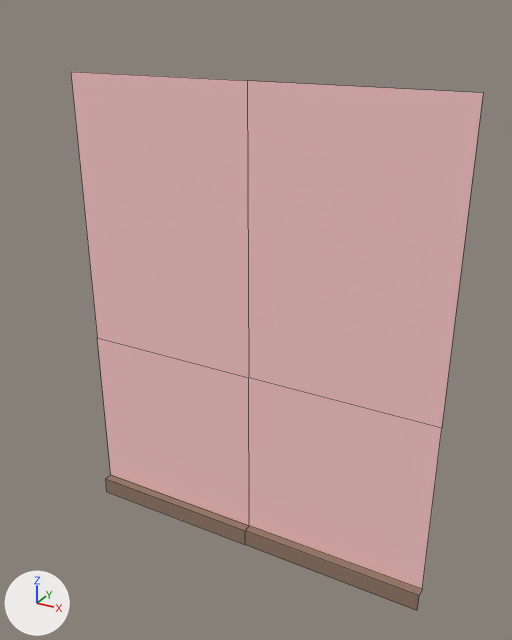
Two versions of the FBX model Content/Game_Art/FBX/Archi/SM_Mur_1x2.fbx, one commit apart.
The view is the same before and after, from a 50 mm lens placed at (0.59, -1.86, 2.79), pointed at (-0.94, 0.91, 1.4). Lighting does not change. The marker at lower left points along +X, +Y and +Z. Mesh edges are drawn as thin lines.

Objects in the first picture: 'SM_Mur_1x2'.
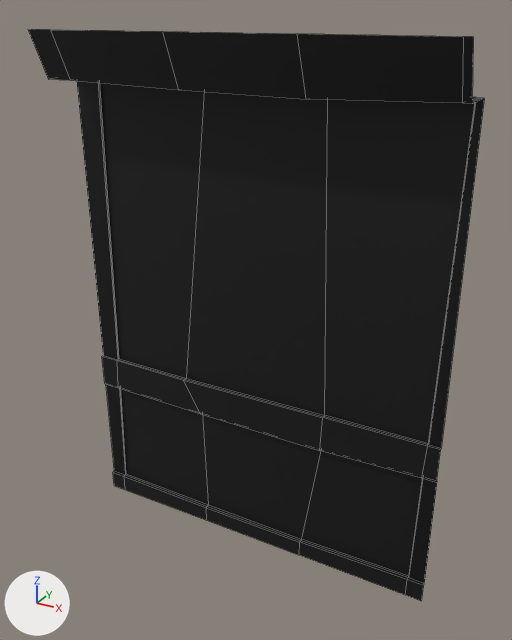
Diff of the bpy script that builds the scene:
```diff
--- a/Content/Game_Art/FBX/Archi/SM_Mur_1x2.fbx.py
+++ b/Content/Game_Art/FBX/Archi/SM_Mur_1x2.fbx.py
@@ img_t_wall_1_paper_uvl_psd @@
+img_t_wall_1_paper_uvl_psd = load_image('T_Wall_1_Paper_UVL.psd', '../../Blender/T_Wall_1_Paper_UVL.png', 1024, 1024, 'sRGB')
@@ img_t_wall_1_wood_uvl_psd @@
+img_t_wall_1_wood_uvl_psd = load_image('T_Wall_1_Wood_UVL.psd', '../../Blender/T_Wall_1_Wood_UVL.png', 1024, 1024, 'sRGB')
@@ mat_m_wall_1_paper @@
+mat_m_wall_1_paper = principled_material('M_Wall_1_Paper')
+mat_m_wall_1_paper.texture = img_t_wall_1_paper_uvl_psd
@@ mat_m_wall_1_wood @@
+mat_m_wall_1_wood = principled_material('M_Wall_1_Wood')
+mat_m_wall_1_wood.texture = img_t_wall_1_wood_uvl_psd
@@ me_mesh @@
 # used by ob_sm_mur_1x2; location = (0.0, 0.0, 0.0); rotation_euler = (0.0, 0.0, 1.571), in degrees (0, 0, 90)
-me_mesh.from_pydata(...)  # 18 vertices, 8 faces; spans x 0.9..0.95, y 0.0..2.0, z 0.0..2.5
-me_mesh.materials.append(mat_material__40)  # pink #ffcaca
-me_mesh.materials.append(mat_material__41)  # brown #937868
+me_mesh.from_pydata(...)  # 76 vertices, 61 faces; spans x -2.0..0.0, y 0.7..1.0, z 0.0..2.7
+# me_mesh part 1: the whole mesh is rebuilt
+me_mesh.materials.append(mat_m_wall_1_paper)  # picture img_t_wall_1_paper_uvl_psd
+me_mesh.materials.append(mat_m_wall_1_wood)  # picture img_t_wall_1_wood_uvl_psd
@@ ob_sm_mur_1x2 @@
 ob_sm_mur_1x2.location = (0.0, 0.0, 0.0)
-ob_sm_mur_1x2.rotation_euler = (0.0, 0.0, 1.571)  # degrees (0, 0, 90)
```

Pixel boxes (x1, y1, x2, y2) of what changed, in the pictures (512 x 640 px):
'SM_Mur_1x2', reshaped, turned: before (71, 72, 483, 611); after (28, 29, 484, 601)
